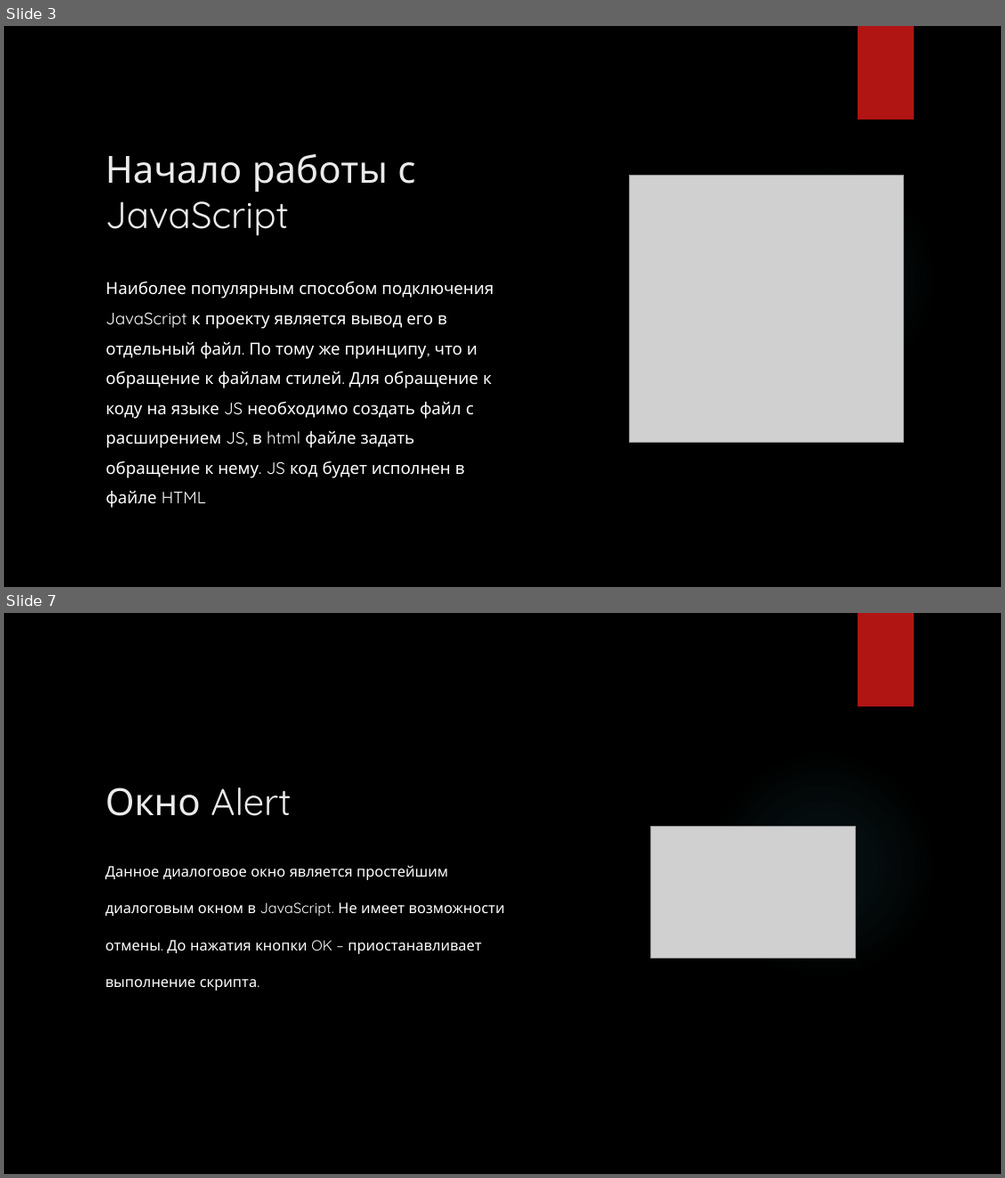
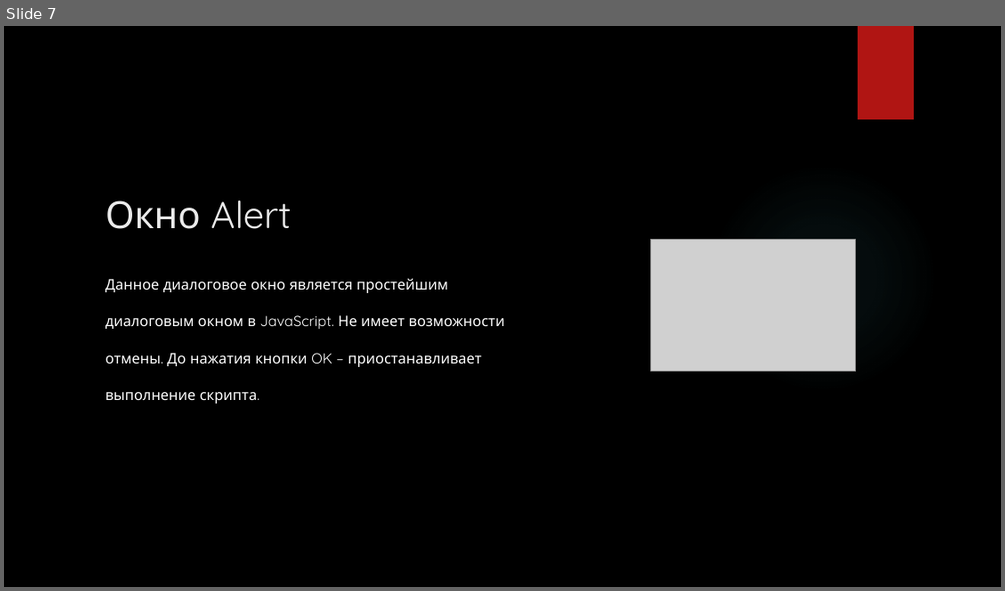
Before and after one commit to Andrew3100/JavaScriptLessons, a slide deck: Массивы/Введение в JavaScript.pptx. Shown one above the other, each under a label of ours: slides 3 and 7 before the commit, slide 7 after it; the slides between them are not shown. The pictures are 1005x1178 and 1005x591 pixels, drawn with LibreOffice and Linux fonts; fonts in the diff are those of the drawing; grey boxes stand for pictures; background and template pictures are left out. Boxes give left, top, right and bottom in pixels: in the first picture for what was removed or moved away, otherwise in the second. Text is boxed around its words. In the diff, an @@ line names an element or a change of style, - is before the commit and + after.

```diff
--- a/Массивы/Введение в JavaScript.pptx
+++ b/Массивы/Введение в JavaScript.pptx
@@ slide 3 removed at bbox=[4, 26, 1001, 587], background picture (left out); not listed: 2 template elements that a slide beside it also shows @@
@@ title removed at bbox=[105, 154, 415, 236] @@
-Начало работы с JavaScript
@@ picture removed at bbox=[629, 175, 904, 442] @@
@@ text removed at bbox=[105, 281, 494, 503] @@
-Наиболее популярным способом подключения JavaScript к проекту является вывод его в отдельный файл. По тому же принципу, что и обращение к файлам стилей. Для обращение к коду на языке JS необходимо создать файл с расширением JS, в html файле задать обращение к нему. JS код будет исполнен в файле HTML
```
Also in this commit, not shown: 3 slides changed, 3 slides added, 2 other slides removed.
